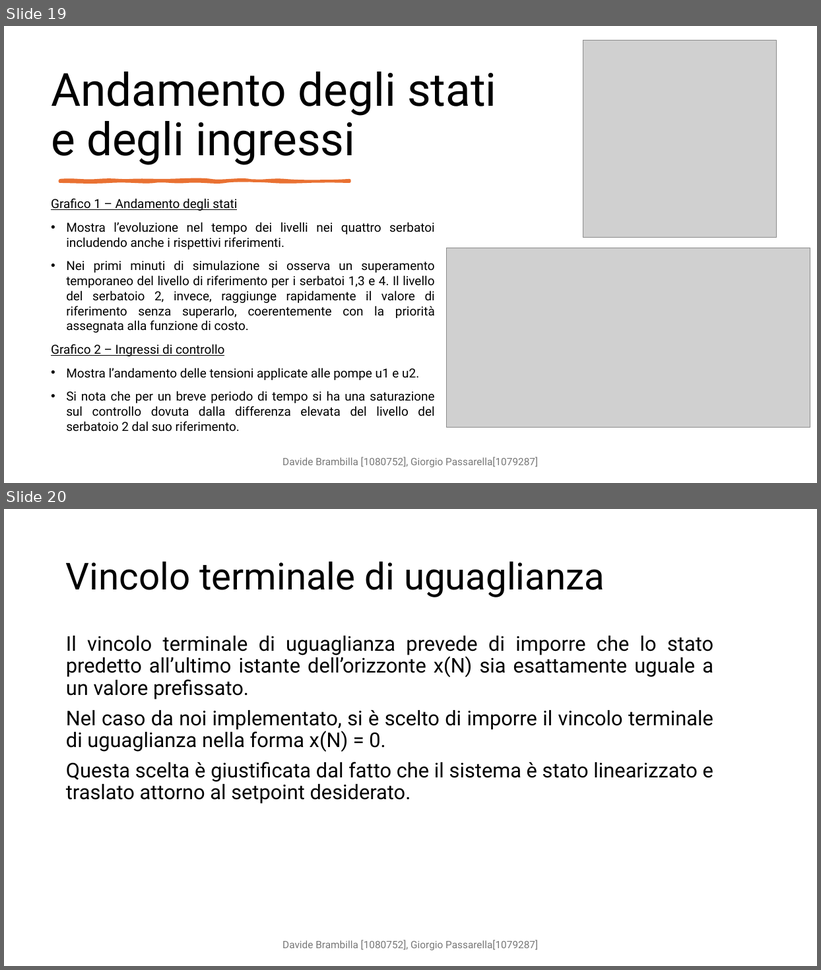
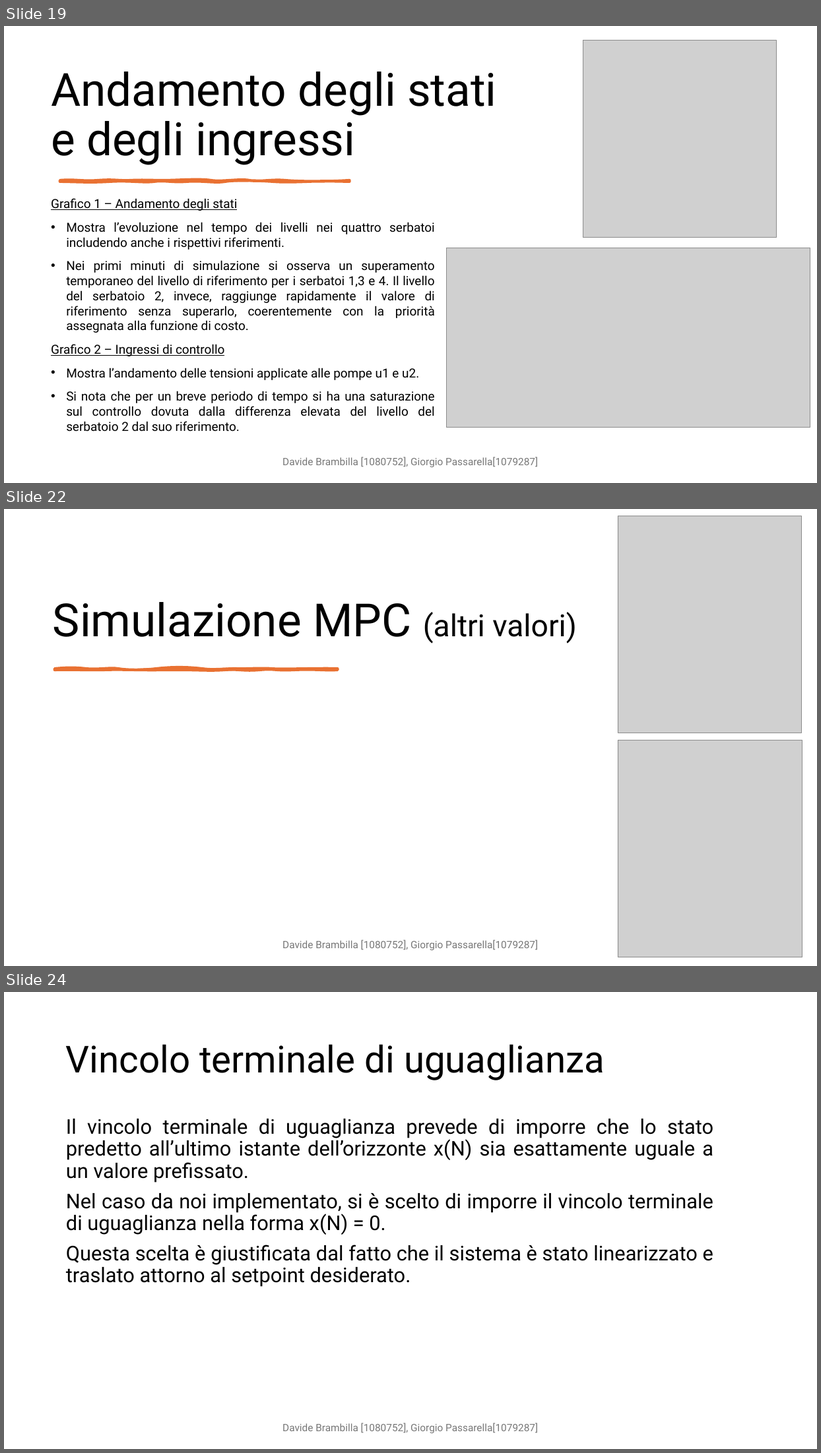
Before and after one commit to DavideBrambilla98/interconnectedTanksMPC, a slide deck: cam.pptx. Shown one above the other, each under a label of ours: slides 19 and 20 before the commit, slides 19, 22 and 24 after it; the slides between them are not shown. The pictures are 821x970 and 821x1453 pixels, drawn with LibreOffice and Linux fonts; fonts in the diff are those of the drawing; grey boxes stand for pictures. Boxes give left, top, right and bottom in pixels: in the first picture for what was removed or moved away, otherwise in the second. Text is boxed around its words. In the diff, an @@ line names an element or a change of style, - is before the commit and + after.

```diff
--- a/cam.pptx
+++ b/cam.pptx
@@ slide 22 added at (4, 509, 817, 966), background #FFFFFF @@
@@ picture added at (618, 516, 802, 733) @@
@@ title added at (53, 602, 577, 644), 54 pt, text #000000 @@
+Simulazione MPC (altri valori)
@@ freeform shape added at (55, 669, 338, 670), fill #E97132, outline #E97132 3.25 pt @@
@@ picture added at (618, 741, 803, 958) @@
@@ text added at (283, 940, 538, 951), 12 pt, text #797979 @@
+Davide Brambilla [1080752], Giorgio Passarella[1079287]
@@ what was slide 20 is now slide 24 @@
```
Also in this commit, not shown: 1 slide changed, 3 other slides added.
